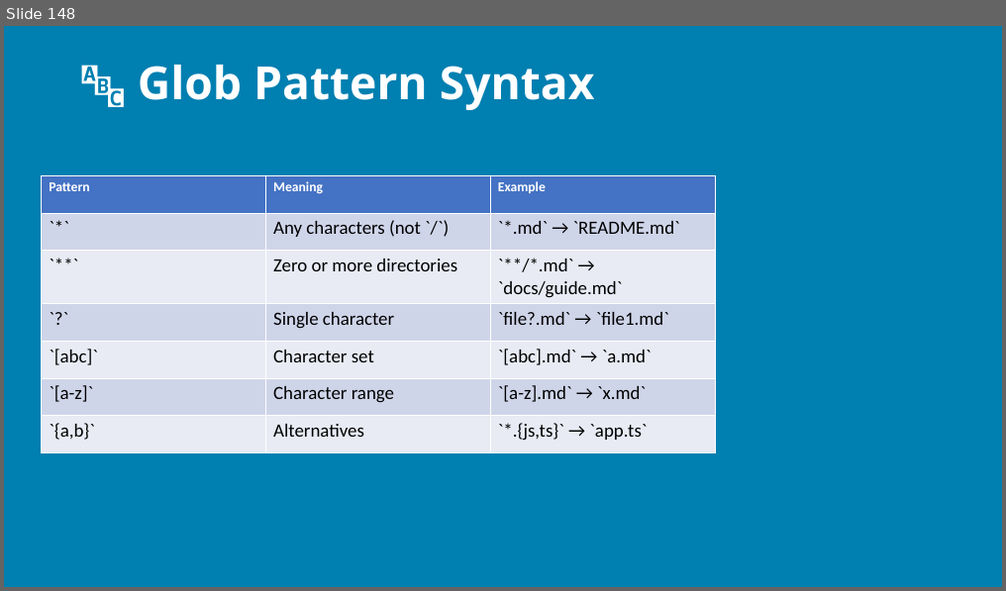
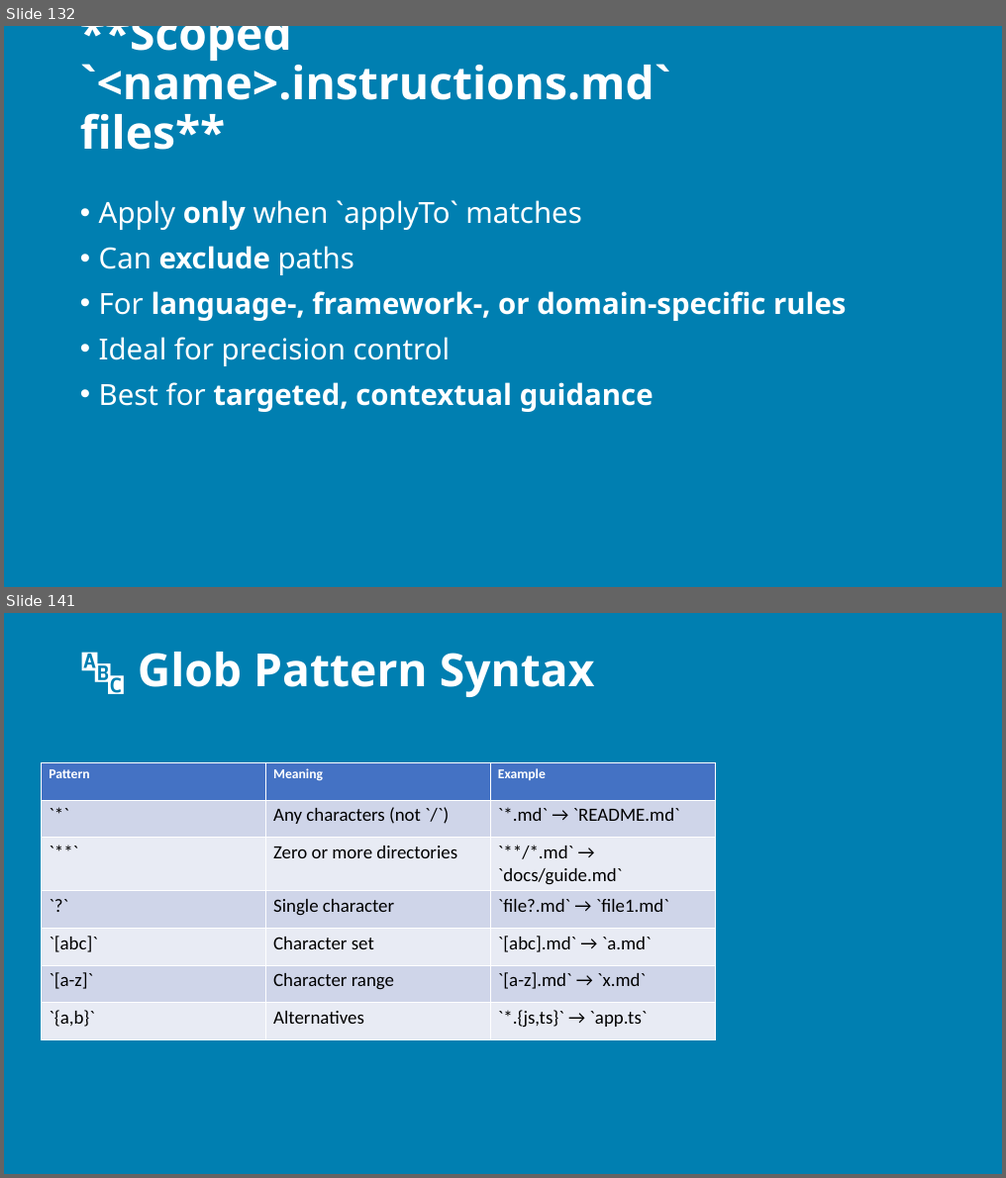
Before and after one commit to j0hnnymiller/AI-Assisted-Software-Development, a slide deck: slides/output/aiasd-311-monday-draft.pptx. Shown one above the other, each under a label of ours: slide 148 before the commit, slides 132 and 141 after it; the slides between them are not shown. The pictures are 1006x591 and 1006x1178 pixels, drawn with LibreOffice and Linux fonts; fonts in the diff are those of the drawing; background and template pictures are left out. Boxes give left, top, right and bottom in pixels: in the first picture for what was removed or moved away, otherwise in the second. Text is boxed around its words. In the diff, an @@ line names an element or a change of style, - is before the commit and + after.

```diff
--- a/slides/output/aiasd-311-monday-draft.pptx
+++ b/slides/output/aiasd-311-monday-draft.pptx
@@ slide 132 added at [4,26,1002,587], background picture (left out) @@
@@ title added at [80,26,671,150], 44 pt, text #FFFFFF, bold @@
+**Scoped `<name>.instructions.md` files**
@@ text added at [99,200,846,412], 28 pt, text #FFFFFF, bold @@
+• Apply only when `applyTo` matches
+• Can exclude paths
+• For language-, framework-, or domain‑specific rules
+• Ideal for precision control
+• Best for targeted, contextual guidance
@@ what was slide 148 is now slide 141 @@
```
Also in this commit, not shown: 130 slides changed, 2 other slides added, 25 slides removed, 31 other files.
